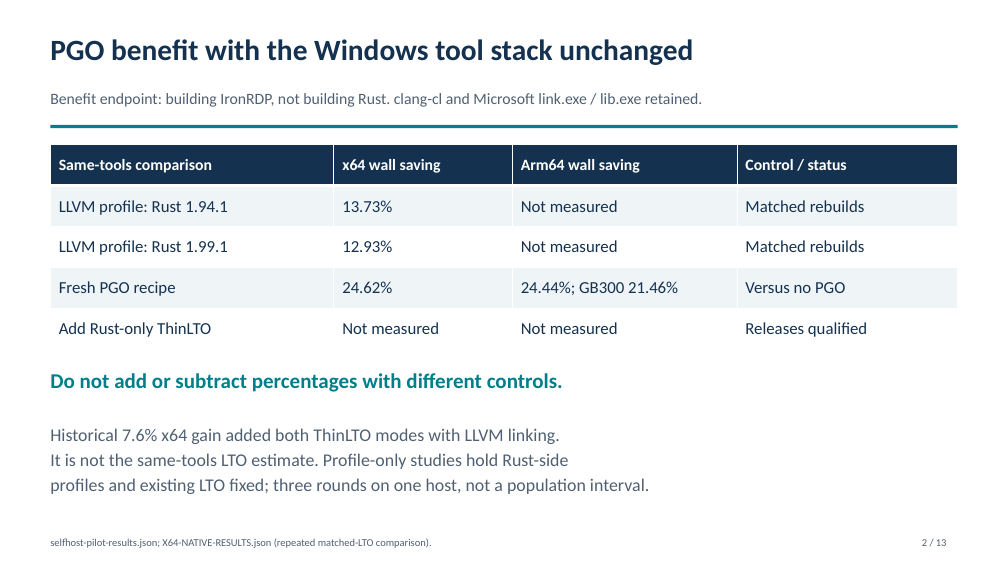
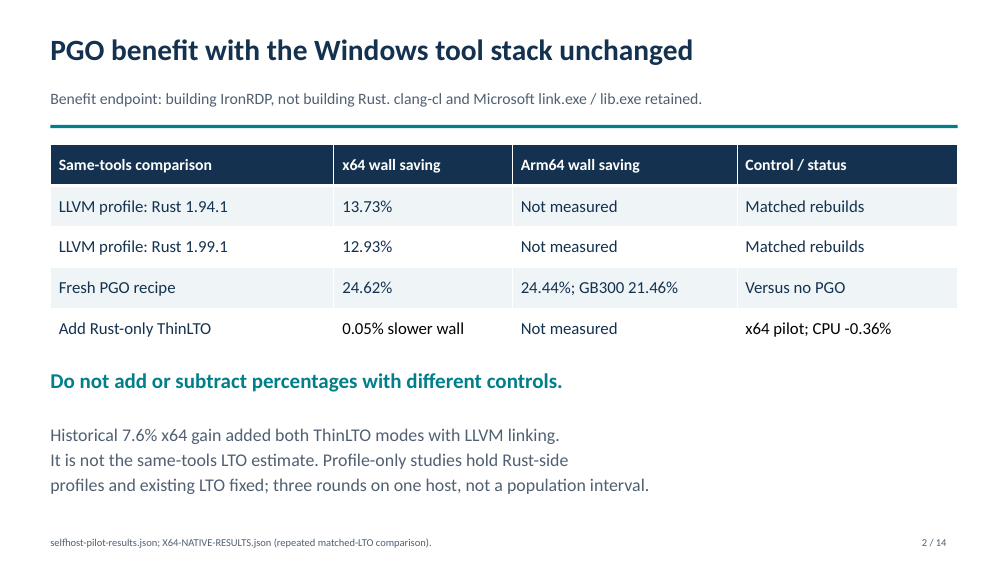
Before and after one commit to marcpems/IronRDP-ci-benchmark, a slide deck: slide 2 of ci-benchmark/matched-release/Rust-Optimization-Summary-Published.pptx. Drawn at 1008x567 pixels with LibreOffice and Linux fonts; fonts in the diff are those of the drawing. Boxes give left, top, right and bottom in pixels: in the first picture for what was removed or moved away, otherwise in the second. Text is boxed around its words. In the diff, an @@ line names an element or a change of style, - is before the commit and + after.

```diff
--- a/ci-benchmark/matched-release/Rust-Optimization-Summary-Published.pptx
+++ b/ci-benchmark/matched-release/Rust-Optimization-Summary-Published.pptx
@@ table at (51, 145, 958, 350) @@
-row 5, column 2: Not measured
+row 5, column 2: 0.05% slower wall
-row 5, column 4: Releases qualified
+row 5, column 4: x64 pilot; CPU -0.36%
@@ text at (922, 539, 947, 546): text changed @@
-2 / 13
+2 / 14
```
Also in this commit, not shown: 12 other slides changed, 1 slide added, 6 other files.
